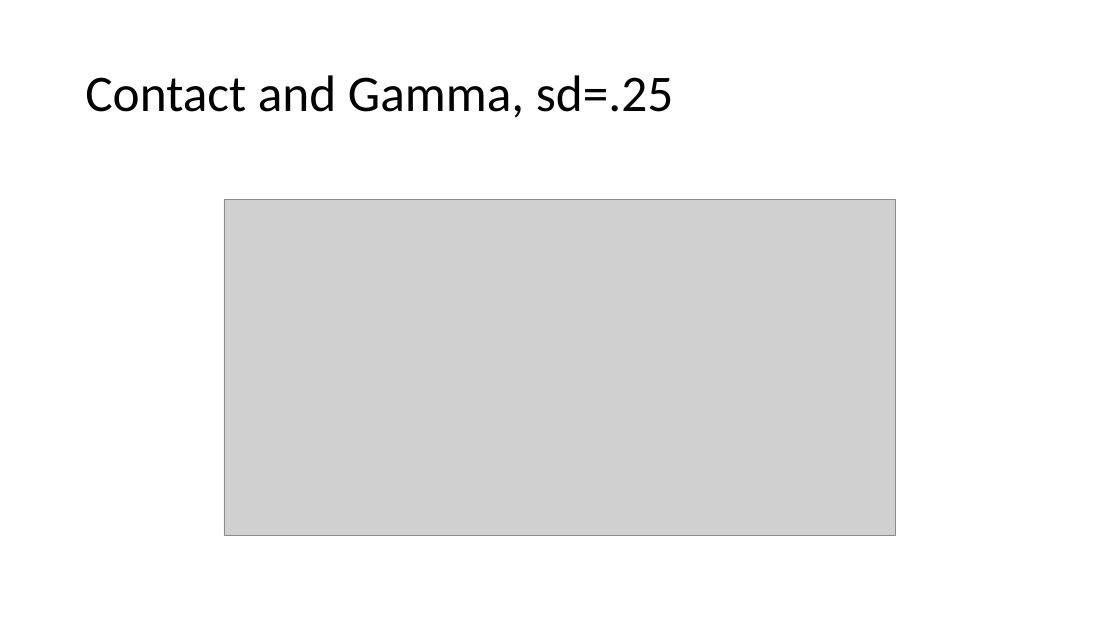
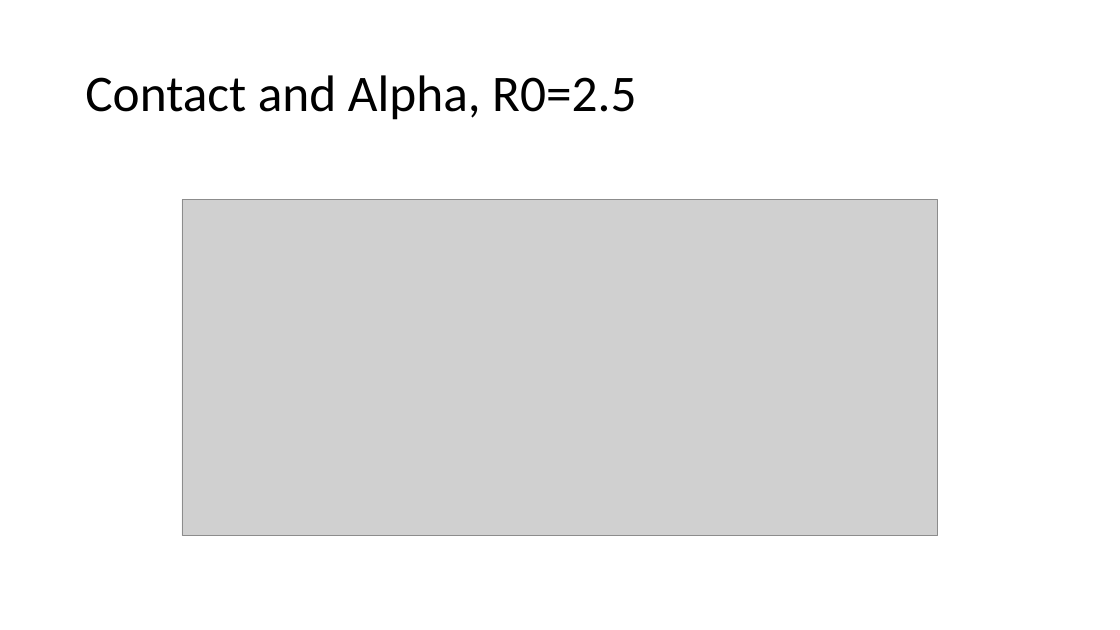
Before and after one commit to asbeagle/newGEM_SIR, a slide deck: slide 11 of someplotz.pptx (slide 7 before the commit). Drawn at 1120x630 pixels with LibreOffice and Linux fonts; fonts in the diff are those of the drawing; grey boxes stand for pictures. Boxes give left, top, right and bottom in pixels: in the first picture for what was removed or moved away, otherwise in the second. Text is boxed around its words. In the diff, an @@ line names an element or a change of style, - is before the commit and + after.

```diff
--- a/someplotz.pptx
+++ b/someplotz.pptx
@@ title at (85,75,636,120): text changed @@
-Contact and Gamma, sd=.25
+Contact and Alpha, R0=2.5
@@ picture: place and size @@
-picture at (224,200,897,536)
+picture at (182,200,939,536)
```
Also in this commit, not shown: 9 other slides changed, 5 slides added, 1 slide removed, 3 other files.
